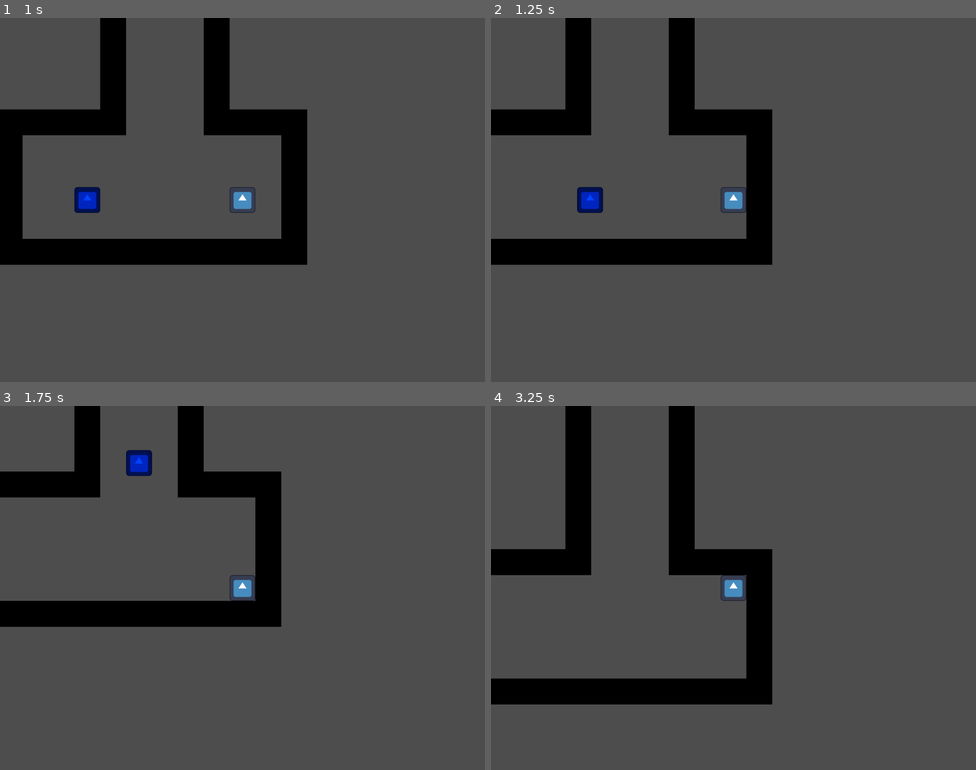
Above: before the commit, frames 1-4 (two rows, left to right).
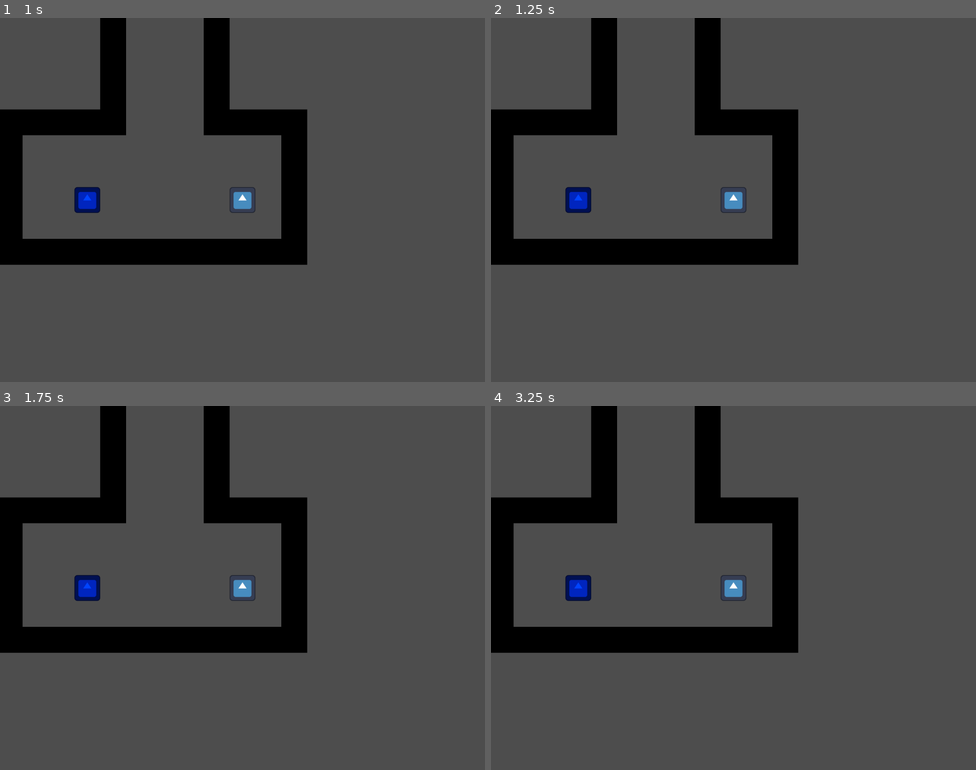
Above: after the commit, the same moments.

Repository: jlarminay/Ursa-Game-Jam
Game: Godot game, scene res://Levels/Level1.tscn
The game is run twice, just before and just after one commit, with the same random seed, the same clock (stepped at 60 frames per second) and the same inputs. The engine's default icon, where the game draws it, is replaced by a stand-in: a white triangle on a blue panel in a dark square. Sound files missing from this copy of the repository are replaced by a short silence.
Inputs:
- Up to frame 1 (1 s): tap Enter at 0.5 s; hold D (Right) from 0.53 s (still down)
- Up to frame 2 (1.25 s): keep holding D (Right)
- Up to frame 3 (1.75 s): release D (Right) at 1.28 s; hold S (Down) from 1.28 s (still down)
- Up to frame 4 (3.25 s): release S (Down) at 2.03 s; hold D (Right) 2.03-2.78 s; tap Space at 2.75 s; hold W (Up) from 2.78 s (still down)

Frame 1 is identical in both runs. In frame 2, 12% of the frame differs, in the area x 0-64%, y 0-68%; in frame 3, 23%; in frame 4, 24%, in the area x 0-64%, y 0-82%.

Commit message:
Fixed movement

Diff:
--- a/Entities/Player/player.gd
+++ b/Entities/Player/player.gd
@@ -3,13 +3,11 @@
 @export var SPEED:int = 300
 
 func _physics_process(_delta: float) -> void:
-  if not Game.can_player_move:
-    return
-
   var vector = Vector2(
     Input.get_action_strength("Right") - Input.get_action_strength("Left"),
     Input.get_action_strength("Down") - Input.get_action_strength("Up")
   ).normalized()
 
-  velocity = vector * SPEED
-  move_and_slide()
+  if Game.can_player_move:
+    velocity = vector * SPEED
+    move_and_slide()
--- a/Global/game.gd
+++ b/Global/game.gd
@@ -17,8 +17,8 @@
 	can_sonic_move = false
 	# start countdown
 	AudioController.play_starting_sound()
-	# wait for audio to stop
-	await AudioController.finished
+	# wait for 2 seconds
+	await get_tree().create_timer(3.3).timeout
 	can_player_move = true
 	can_sonic_move = true
 
